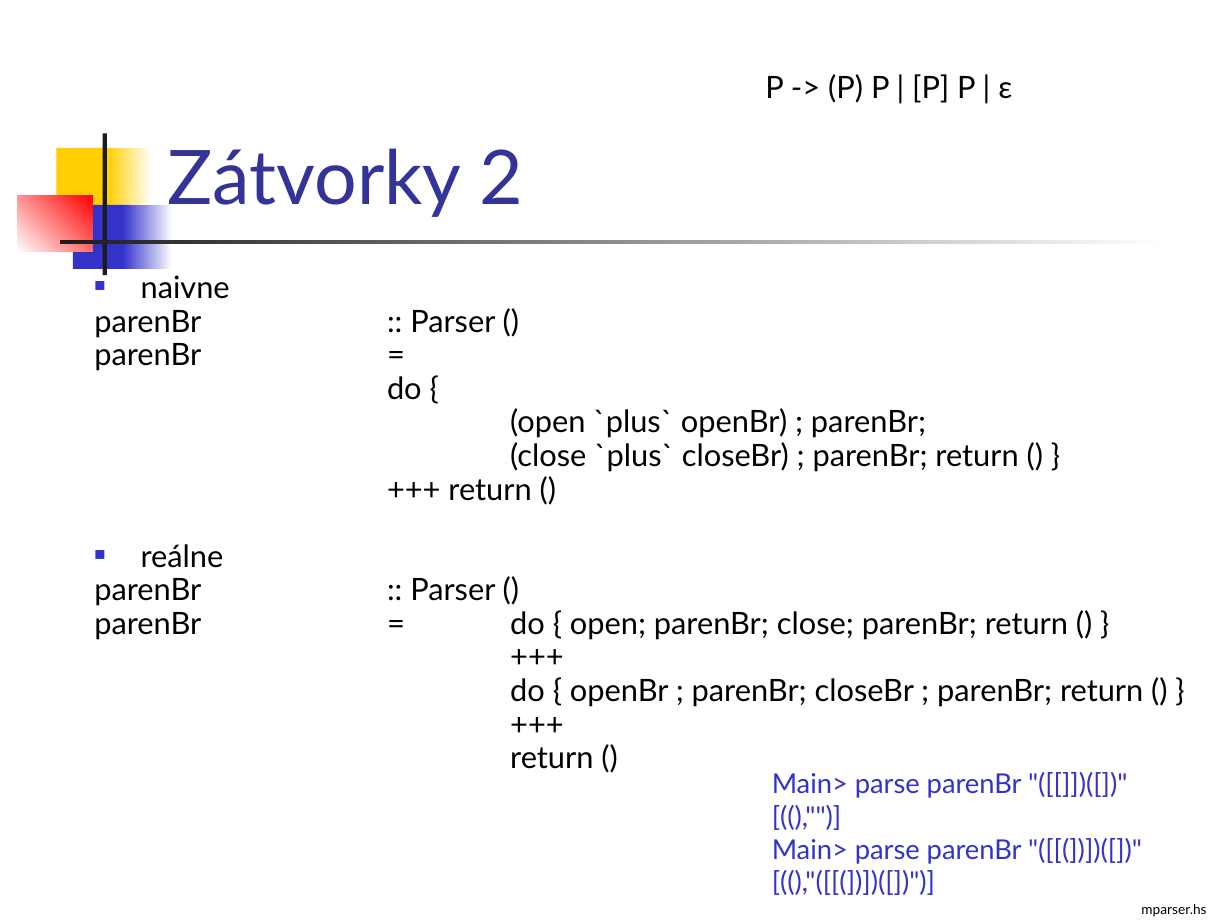
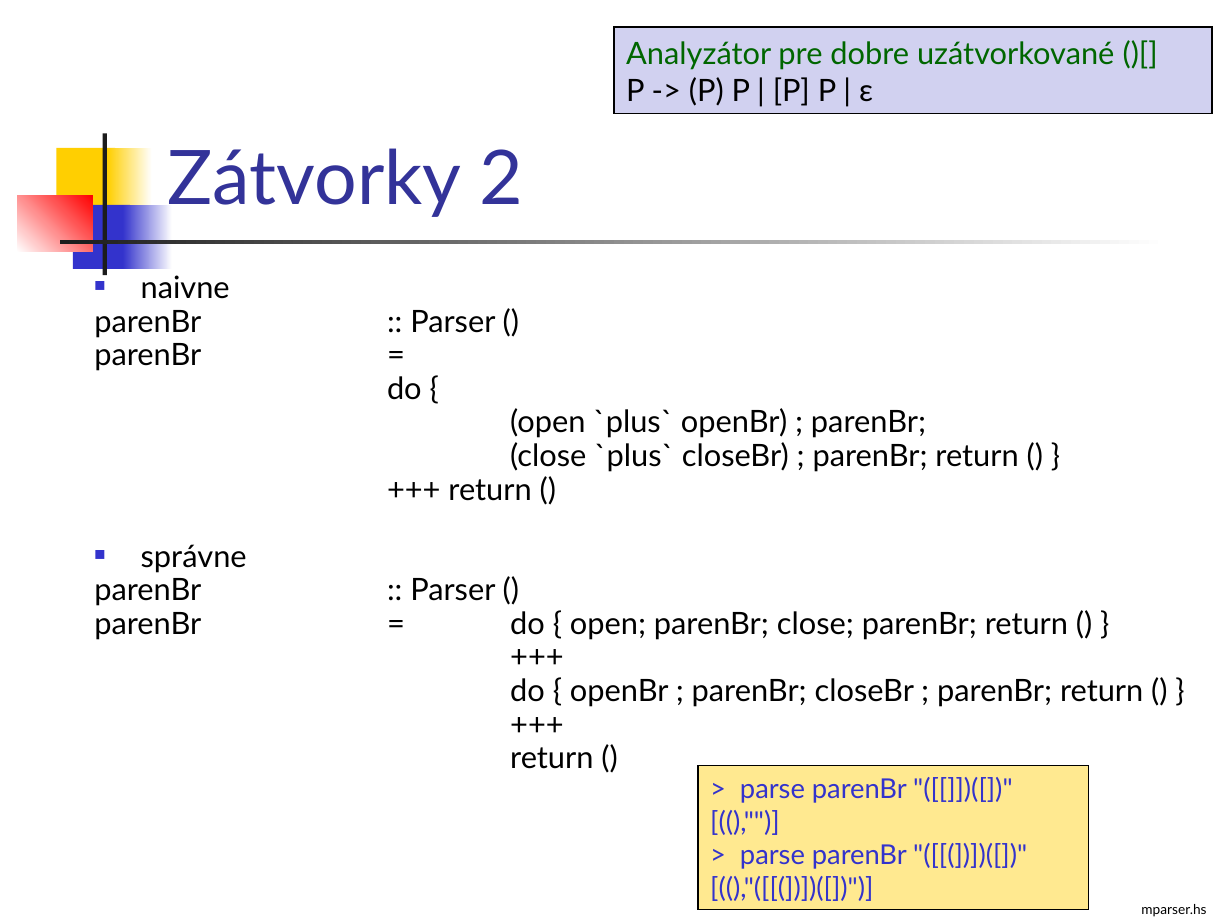
Before and after one commit to Funkcionalne/Prednasky, a slide deck: slide 15 of 10/10_fpro.ppt (slide 14 before the commit). Drawn at 1232x924 pixels with LibreOffice and Linux fonts; fonts in the diff are those of the drawing. Boxes give left, top, right and bottom in pixels: in the first picture for what was removed or moved away, otherwise in the second. Text is boxed around its words. In the diff, an @@ line names an element or a change of style, - is before the commit and + after.

```diff
--- a/10/10_fpro.ppt
+++ b/10/10_fpro.ppt
@@ rectangle "Analyzátor pre dobre uzátvorkované ()[]": place and size @@
-rectangle "Analyzátor pre dobre uzátvorkované ()[]" at box(765, 74, 1012, 103)
+rectangle "Analyzátor pre dobre uzátvorkované ()[]" at box(614, 27, 1211, 113)
@@ rectangle "Analyzátor pre dobre uzátvorkované ()[]" at box(614, 27, 1211, 113): fill none to #D1D1F0; outline none to #000000 0.74 pt @@
@@ text in rectangle at box(626, 41, 1114, 70): paragraph added @@
+Analyzátor pre dobre uzátvorkované ()[]
@@ text at box(94, 275, 1143, 769): text changed @@
-■ reálne
+■ správne
@@ rectangle "> parse parenBr "([[]])([])"": place and size @@
-rectangle "> parse parenBr "([[]])([])"" at box(772, 773, 1022, 864)
+rectangle "> parse parenBr "([[]])([])"" at box(699, 765, 1089, 909)
@@ rectangle "> parse parenBr "([[]])([])"" at box(699, 765, 1089, 909): fill none to #FFE990; outline none to #000000 0.74 pt @@
@@ text in rectangle at box(740, 778, 907, 803): text changed @@
-Main> parse parenBr "([[]])([])"
+> parse parenBr "([[]])([])"
@@ text in rectangle at box(740, 844, 907, 869): text changed @@
-Main> parse parenBr "([[(])])([])"
+> parse parenBr "([[(])])([])"
```
Also in this commit, not shown: 22 other slides changed, 2 slides added, 2 other files.
